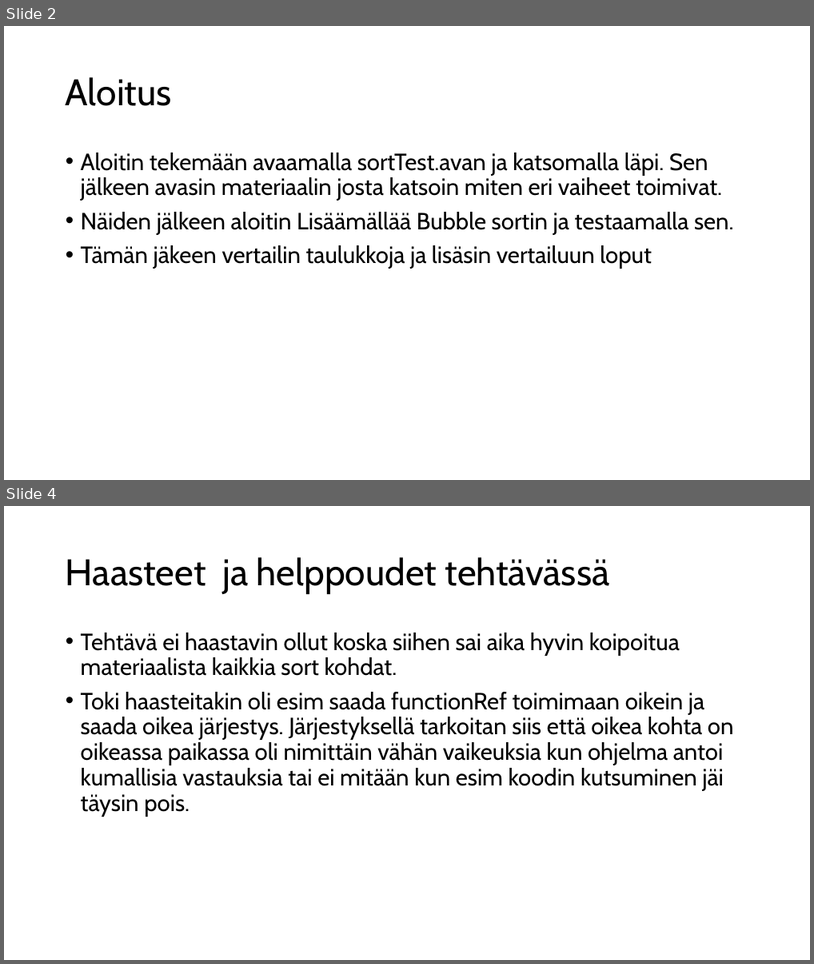
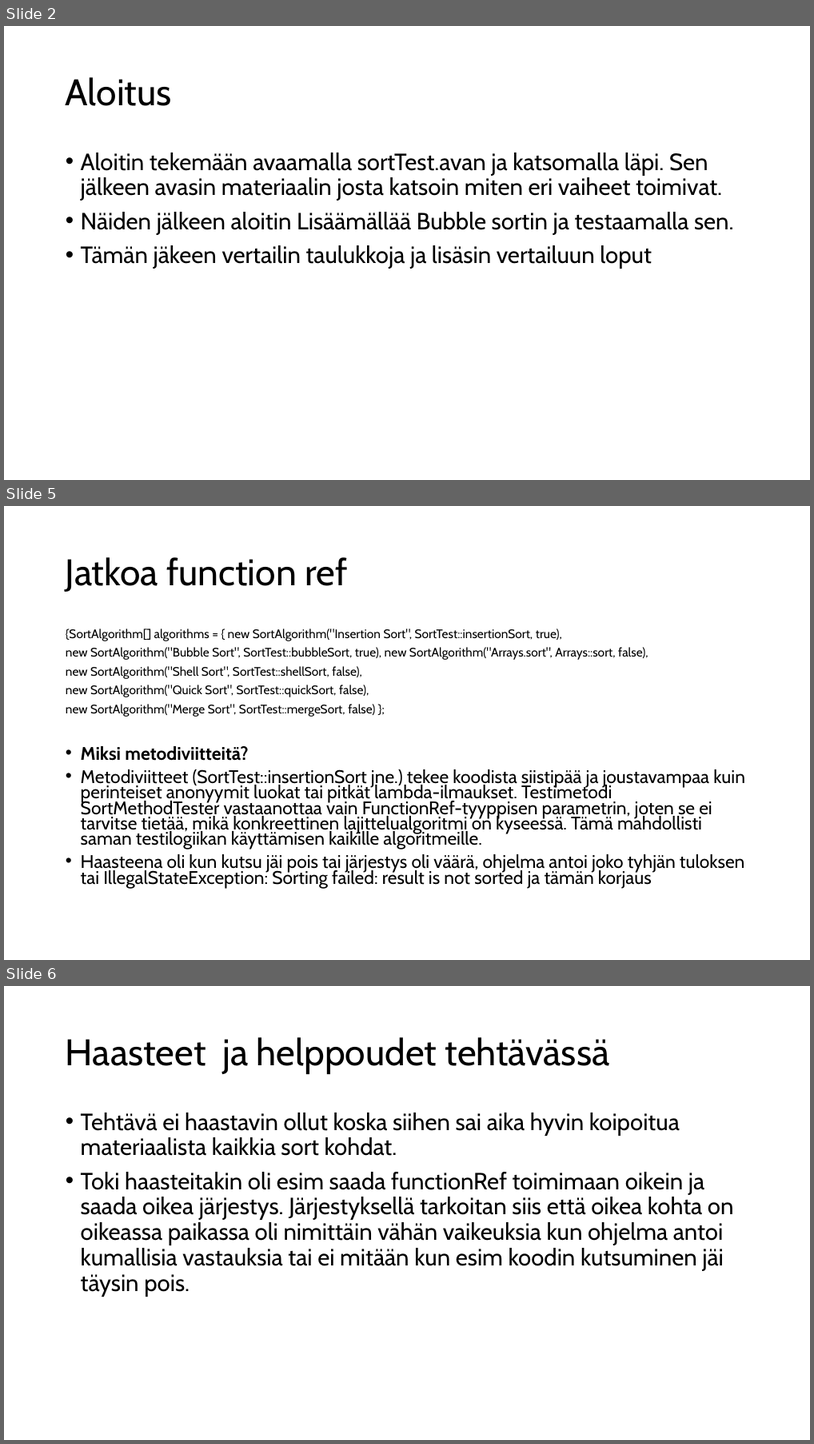
Before and after one commit to KenTee05/Tietoliikenene_sortTest_tyo, a slide deck: Sort test raportti.pptx. Shown one above the other, each under a label of ours: slides 2 and 4 before the commit, slides 2, 5 and 6 after it; the slides between them are not shown. The pictures are 814x964 and 814x1444 pixels, drawn with LibreOffice and Linux fonts; fonts in the diff are those of the drawing. Boxes give left, top, right and bottom in pixels: in the first picture for what was removed or moved away, otherwise in the second. Text is boxed around its words. In the diff, an @@ line names an element or a change of style, - is before the commit and + after.

```diff
--- a/Sort test raportti.pptx
+++ b/Sort test raportti.pptx
@@ slide 5 added at [4, 506, 810, 960], background #FFFFFF @@
@@ title added at [66, 557, 347, 592], 44 pt, text #000000 @@
+Jatkoa function ref
@@ text added at [66, 628, 746, 888], 21.7 pt, text #000000 @@
+{SortAlgorithm[] algorithms = { new SortAlgorithm("Insertion Sort", SortTest::insertionSort, true),
+new SortAlgorithm("Bubble Sort", SortTest::bubbleSort, true), new SortAlgorithm("Arrays.sort", Arrays::sort, false),
+new SortAlgorithm("Shell Sort", SortTest::shellSort, false),
+new SortAlgorithm("Quick Sort", SortTest::quickSort, false),
+new SortAlgorithm("Merge Sort", SortTest::mergeSort, false) };
+• Miksi metodiviitteitä?
+• Metodiviitteet (SortTest::insertionSort jne.) tekee koodista siistipää ja joustavampaa kuin perinteiset anonyymit luokat tai pitkät lambda-ilmaukset. Testimetodi SortMethodTester vastaanottaa vain FunctionRef-tyyppisen parametrin, joten se ei tarvitse tietää, mikä konkreettinen lajittelualgoritmi on kyseessä. Tämä mahdollisti saman testilogiikan käyttämisen kaikille algoritmeille.
+• Haasteena oli kun kutsu jäi pois tai järjestys oli väärä, ohjelma antoi joko tyhjän tuloksen tai IllegalStateException: Sorting failed: result is not sorted ja tämän korjaus
@@ what was slide 4 is now slide 6 @@
```
Also in this commit, not shown: 3 slides changed, 4 other slides added.
